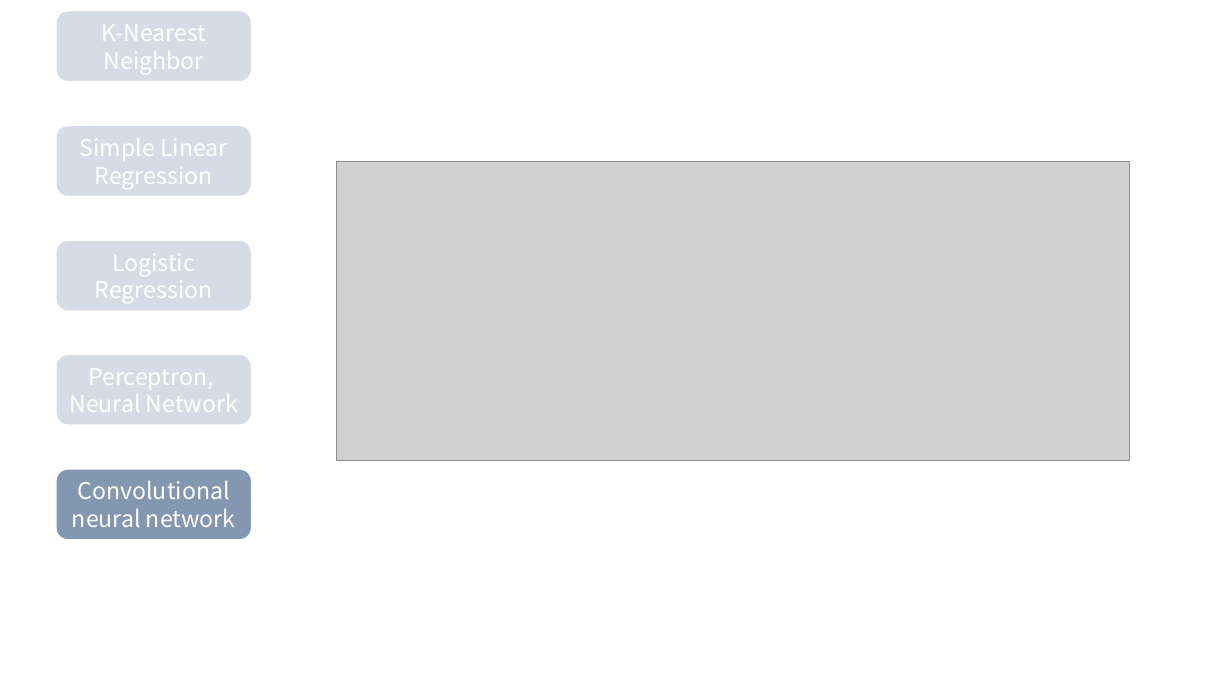
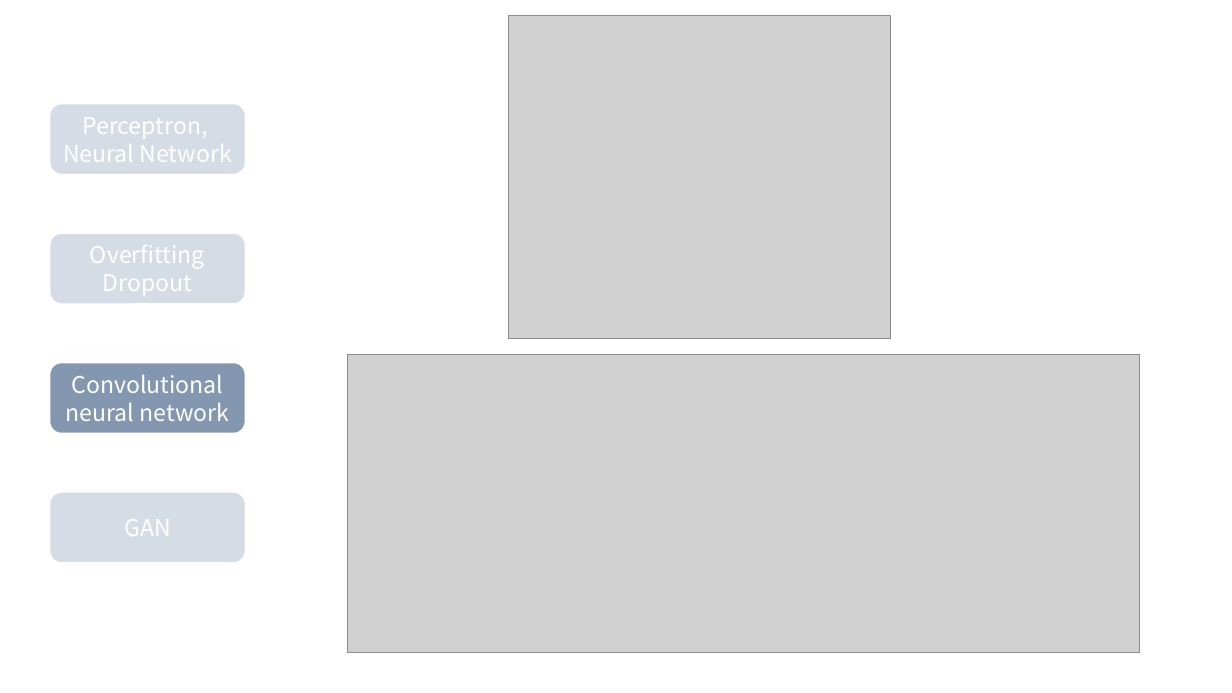
Before and after one commit to Linejin/ai_study, a slide deck: slide 26 of planning/AI seminar.pptx (slide 20 before the commit). Drawn at 1232x693 pixels with LibreOffice and Linux fonts; fonts in the diff are those of the drawing; grey boxes stand for pictures. Boxes give left, top, right and bottom in pixels: in the first picture for what was removed or moved away, otherwise in the second. Text is boxed around its words. In the diff, an @@ line names an element or a change of style, - is before the commit and + after.

```diff
--- a/planning/AI seminar.pptx
+++ b/planning/AI seminar.pptx
@@ rounded rectangle removed at box(56, 11, 252, 82) @@
-K-Nearest Neighbor
@@ picture added at box(508, 15, 891, 338) @@
@@ rounded rectangle "Perceptron, Neural Network": place and size @@
-rounded rectangle "Perceptron, Neural Network" at box(56, 354, 252, 425)
+rounded rectangle "Perceptron, Neural Network" at box(50, 104, 246, 175)
@@ rounded rectangle removed at box(56, 126, 252, 197) @@
-Simple Linear Regression
@@ rounded rectangle added at box(50, 233, 246, 304), fill #D6DCE5, outline #FFFFFF 1 pt, 18 pt, text #FFFFFF @@
+Overfitting
+Dropout
@@ rounded rectangle removed at box(56, 240, 252, 311) @@
-Logistic Regression
@@ picture: place and size @@
-picture at box(336, 162, 1129, 460)
+picture at box(348, 354, 1141, 653)
@@ rounded rectangle "Convolutional neural network": place and size @@
-rounded rectangle "Convolutional neural network" at box(56, 470, 252, 541)
+rounded rectangle "Convolutional neural network" at box(50, 362, 246, 433)
@@ rounded rectangle added at box(50, 493, 246, 564), fill #D6DCE5, outline #FFFFFF 1 pt, 18 pt, text #FFFFFF @@
+GAN
```
Also in this commit, not shown: 14 other slides changed, 11 slides added, 6 slides removed.
